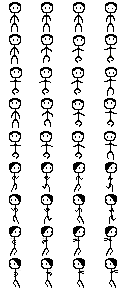
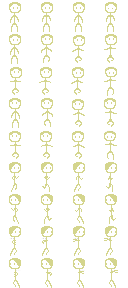
Revision of a layered 128x288 image; what changed, layer by layer:
hid "Layer 8" over [9, 2, 118, 288]
painted on "Layer 9" over [18, 270, 53, 271]
